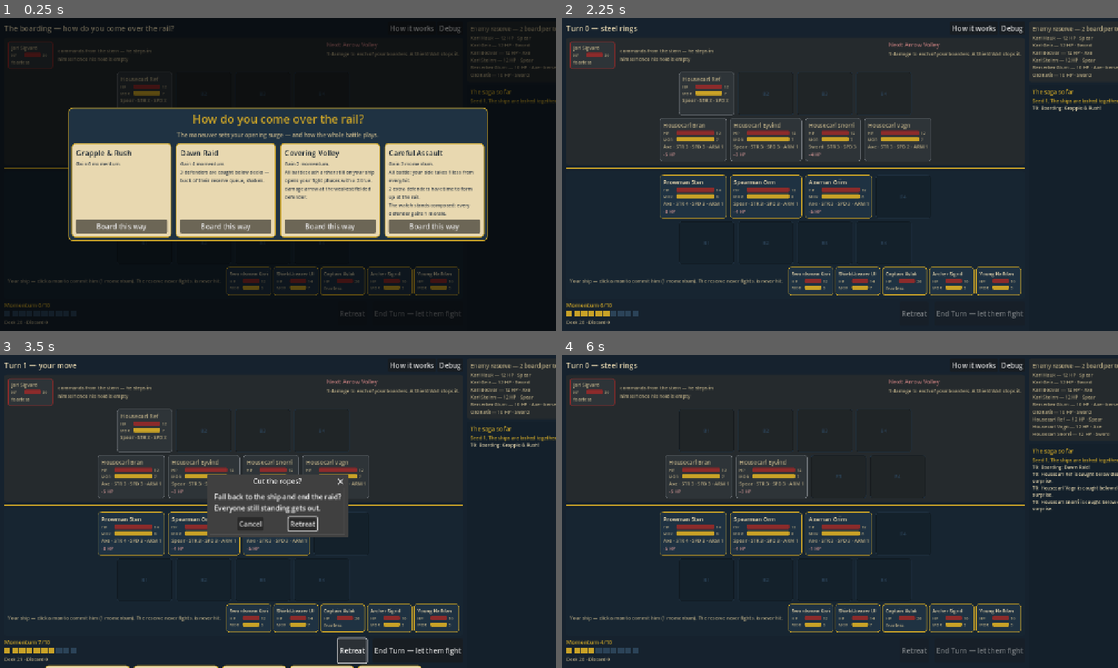
Above: before the commit, frames 1-4 (two rows, left to right).
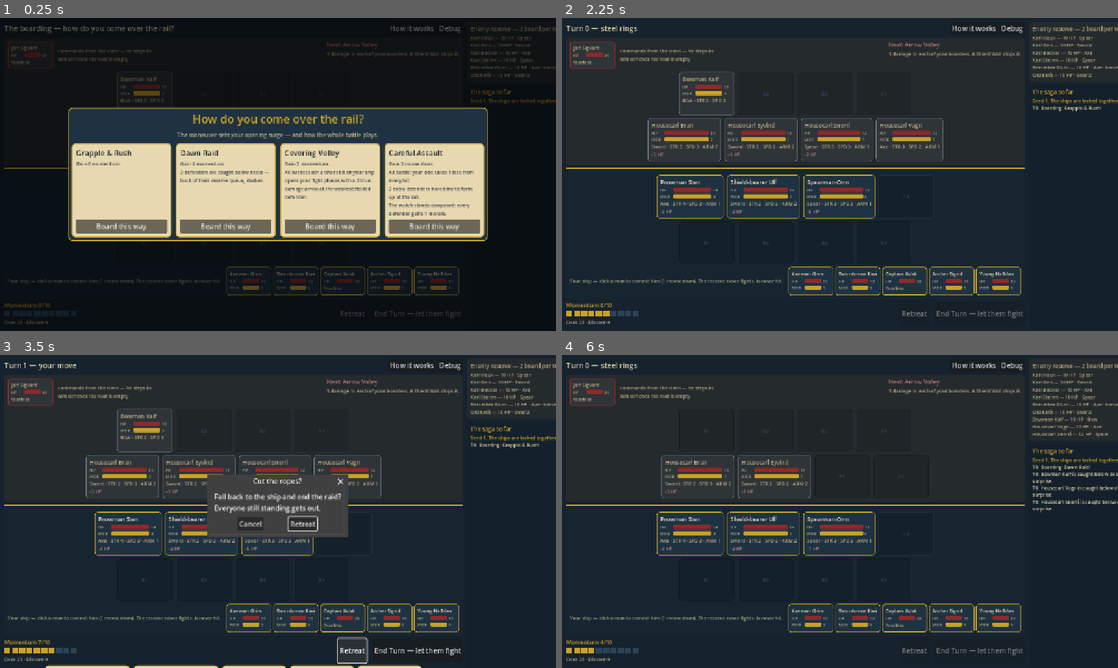
Above: after the commit, the same moments.

Repository: Tonttu84/vikingGame
Game: Godot game, scene res://src/ui/battle_ui.tscn
Same seed, same stepped clock (60 frames per second), same inputs: the game is played once before the commit and once after it.
Inputs:
- Up to frame 1 (0.25 s): no input
- Up to frame 2 (2.25 s): click "How it works" at 0.5 s; click "Debug" at 1.25 s; click "Board this way" at 2 s
- Up to frame 3 (3.5 s): click "Retreat" at 2.75 s
- Up to frame 4 (6 s): click "End Turn — let them fight" at 3.5 s; click "Retreat" at 4.25 s; click "Fight again (seed 1)" at 5 s; click "Board this way" at 5.75 s

The runs differ from the first frame. In frame 1, less than 0.1% of the frame differs, in the area x 22-92%, y 6-87%; in frame 2, 2.7%, in the area x 15-92%, y 6-87%; in frame 3, 2.1%; in frame 4, 1.9%.

Commit message:
Distinct default rosters: raider breakers vs a defender wall
The sides get different silhouettes so the kill-order puzzle is real
from battle one. The raiders bring axes and reach — prowman and axeman
breakers, a spearman, Shield-bearer Ulf flagged as the actual shieldman
anchoring the first wave, Archer Sigrid feeding the rail volley until
she is fielded. The watch is a wall: two shieldman housecarls at f1/f2,
a bowman landing b1 behind them, spear+axe housecarls beside; the hold
sends up karl rout-fodder (morale 4) before the berserker and Old Ketil.

Sim rates, random bot, n=500 (before = kits on the old flat rosters):
victory 8.0% -> 5.6%, defeat 58.6% -> 47.8%, stalemate 31.4% -> 46.6%,
avg turns 32 -> 40, routs 5.5 -> 6.6. The wall makes dumb-bot fights
grindy — expected; phase D owns the retune to 6-10 turn fights.

Co-Authored-By: Claude <noreply@anthropic.com>
Claude-Session: https://claude.ai/code/session_01JEyG5wLrf5xPjouWHRLAVf

Diff:
--- a/src/core/scenarios.gd
+++ b/src/core/scenarios.gd
@@ -4,6 +4,12 @@
 ## docs/combat-design.md; the sim harness and tests both build from here.
 ## Shape: a 3-man first wave boards a surprised but larger deck watch; the
 ## rest of both crews feed in over the fight, their captain last.
+##
+## Phase B gives the sides distinct silhouettes. The raiders are breakers:
+## axes and reach, a shieldman to anchor the push, an archer who feeds the
+## rail volley until she is fielded. The defenders are a wall: two shieldmen
+## in the watch, a bowman behind them, karl rout-fodder in the hold and the
+## berserker waiting among them.
 
 
 static func default_skirmish() -> Dictionary:
@@ -15,38 +21,46 @@
 
 	# The prowman leads the default first wave; the captain waits on your own
 	# ship (safe until sent across). First in reserve crosses first by default.
+	var shieldman := Character.new("p_shield1", "Shield-bearer Ulf", P, 14, 7, 2, 2, Weapon.sword(), 2)
+	shieldman.is_shieldman = true
 	var player_field: Array[Character] = [
 		Character.new("p_prow", "Prowman Sten", P, 14, 8, 4, 3, Weapon.axe(), 1),
+		shieldman,
 		Character.new("p_spear1", "Spearman Orm", P, 12, 6, 3, 3, Weapon.spear(), 1),
-		Character.new("p_axe1", "Axeman Grim", P, 12, 6, 3, 3, Weapon.axe(), 1),
 	]
 	var player_reserve: Array[Character] = [
+		Character.new("p_axe1", "Axeman Grim", P, 12, 6, 3, 3, Weapon.axe(), 1),
 		Character.new("p_sword1", "Swordsman Kari", P, 12, 6, 3, 3, Weapon.sword(), 0),
-		Character.new("p_shield1", "Shield-bearer Ulf", P, 14, 7, 2, 2, Weapon.sword(), 2),
 		captain,
 		Character.new("p_bow1", "Archer Sigrid", P, 10, 5, 2, 3, Weapon.bow(), 0),
-		Character.new("p_young1", "Young Halfdan", P, 10, 5, 3, 3, Weapon.sword(), 0),
+		Character.new("p_young1", "Young Halfdan", P, 10, 4, 3, 3, Weapon.sword(), 0),
 	]
 
 	var enemy_captain := Character.new("e_captain", "Jarl Sigvard", E, 30, 10, 5, 3, Weapon.sword(), 2)
 	enemy_captain.is_captain = true
 
+	# The watch auto-places front left to right, then the second line: the
+	# shieldmen anchor f1/f2, the bowman lands b1 behind them and snipes.
+	var wall1 := Character.new("e_shield1", "Housecarl Bran", E, 14, 7, 2, 3, Weapon.sword(), 2)
+	wall1.is_shieldman = true
+	var wall2 := Character.new("e_shield2", "Housecarl Eyvind", E, 14, 7, 2, 2, Weapon.sword(), 2)
+	wall2.is_shieldman = true
 	var enemy_field: Array[Character] = [
-		Character.new("e_grunt1", "Housecarl Bran", E, 12, 7, 3, 3, Weapon.axe(), 1),
-		Character.new("e_grunt2", "Housecarl Eyvind", E, 12, 7, 3, 3, Weapon.spear(), 1),
-		Character.new("e_grunt3", "Housecarl Snorri", E, 12, 7, 3, 3, Weapon.sword(), 0),
-		Character.new("e_grunt4", "Housecarl Vagn", E, 12, 7, 3, 2, Weapon.axe(), 1),
-		Character.new("e_grunt5", "Housecarl Ref", E, 12, 7, 3, 3, Weapon.spear(), 0),
+		wall1,
+		wall2,
+		Character.new("e_grunt1", "Housecarl Snorri", E, 12, 7, 3, 3, Weapon.spear(), 1),
+		Character.new("e_grunt2", "Housecarl Vagn", E, 12, 7, 3, 2, Weapon.axe(), 1),
+		Character.new("e_bow1", "Bowman Kalf", E, 10, 6, 2, 3, Weapon.bow(), 0),
 	]
 	var berserker := Character.new("e_berserk", "Berserker Glum", E, 10, 1, 5, 4, Weapon.axe(), 0)
 	berserker.is_berserker = true
 	var enemy_reserve: Array[Character] = [
-		Character.new("e_res1", "Karl Hauk", E, 12, 7, 3, 3, Weapon.spear(), 0),
-		Character.new("e_res2", "Karl Geir", E, 12, 7, 3, 3, Weapon.sword(), 0),
-		Character.new("e_res3", "Karl Bodvar", E, 12, 7, 3, 3, Weapon.axe(), 0),
-		Character.new("e_res5", "Karl Steinn", E, 12, 7, 3, 3, Weapon.spear(), 0),
+		Character.new("e_karl1", "Karl Hauk", E, 10, 4, 3, 3, Weapon.spear(), 0),
+		Character.new("e_karl2", "Karl Geir", E, 10, 4, 3, 3, Weapon.sword(), 0),
+		Character.new("e_karl3", "Karl Bodvar", E, 10, 4, 3, 3, Weapon.axe(), 0),
+		Character.new("e_karl4", "Karl Steinn", E, 10, 4, 3, 3, Weapon.spear(), 0),
 		berserker,
-		Character.new("e_res4", "Old Ketil", E, 10, 5, 2, 2, Weapon.sword(), 1),
+		Character.new("e_old1", "Old Ketil", E, 10, 5, 2, 2, Weapon.sword(), 1),
 	]
 
 	return {
